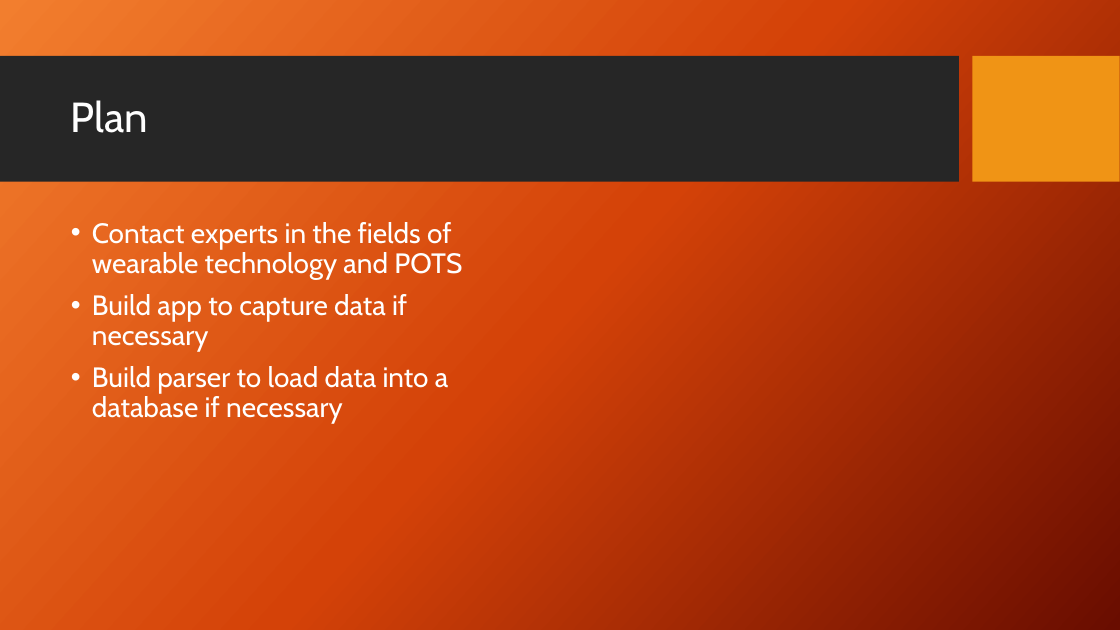
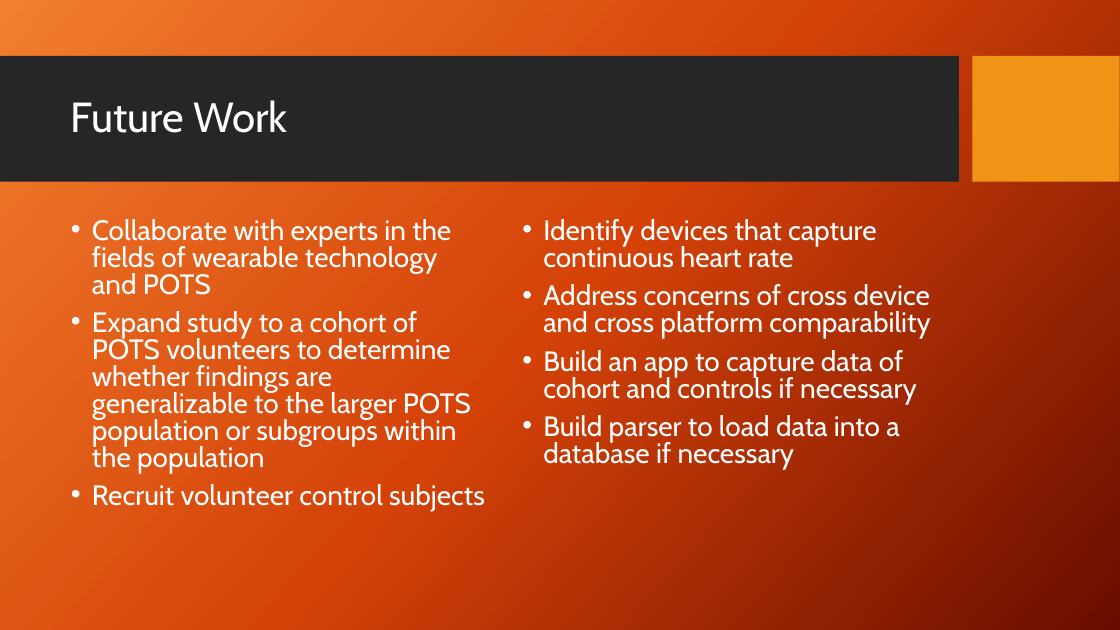
Before and after one commit to julielinx/Practicum1, a slide deck: slide 13 of Practicum 1 presentation.pptx (slide 6 before the commit). Drawn at 1120x630 pixels with LibreOffice and Linux fonts; fonts in the diff are those of the drawing; background and template pictures are left out. Boxes give left, top, right and bottom in pixels: in the first picture for what was removed or moved away, otherwise in the second. Text is boxed around its words. In the diff, an @@ line names an element or a change of style, - is before the commit and + after.

```diff
--- a/Practicum 1 presentation.pptx
+++ b/Practicum 1 presentation.pptx
@@ title at [71,100,288,133]: text changed @@
-Plan
+Future Work
@@ text at [92,219,485,512]: text changed @@
-• Contact experts in the fields of wearable technology and POTS
-• Build app to capture data if necessary
-• Build parser to load data into a database if necessary
+• Collaborate with experts in the fields of wearable technology and POTS
+• Expand study to a cohort of POTS volunteers to determine whether findings are generalizable to the larger POTS population or subgroups within the population
+• Recruit volunteer control subjects
@@ text added at [543,219,930,470], 24 pt, text #FFFFFF @@
+• Identify devices that capture continuous heart rate
+• Address concerns of cross device and cross platform comparability
+• Build an app to capture data of cohort and controls if necessary
+• Build parser to load data into a database if necessary
```
Also in this commit, not shown: 5 other slides changed, 8 slides added, 1 other file.
